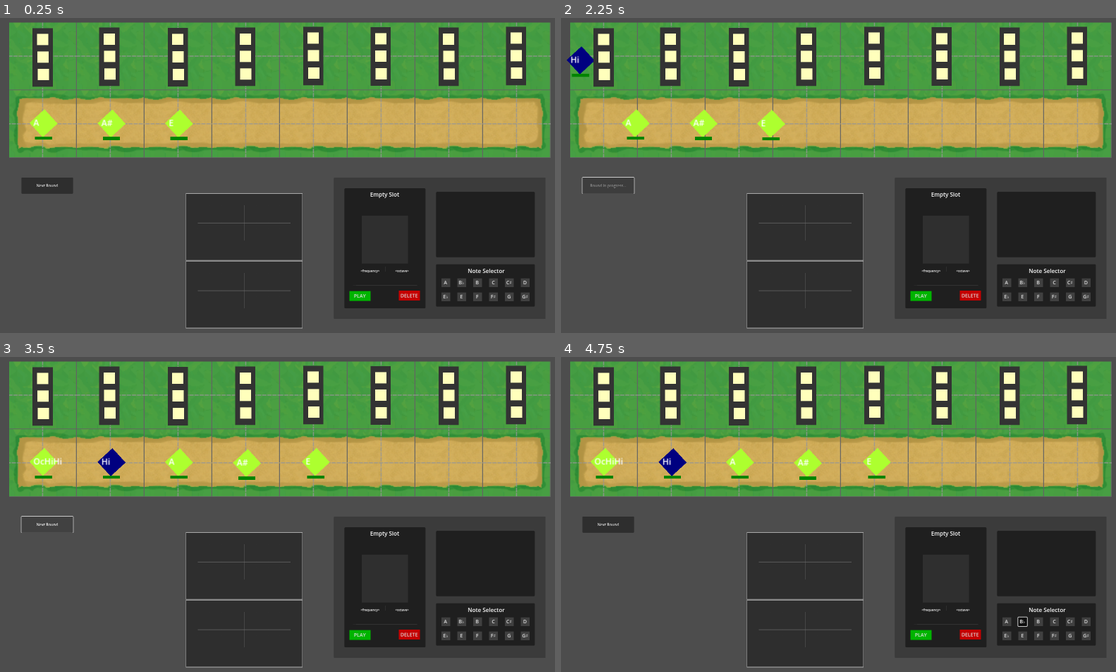
Above: before the commit, frames 1-4 (two rows, left to right).
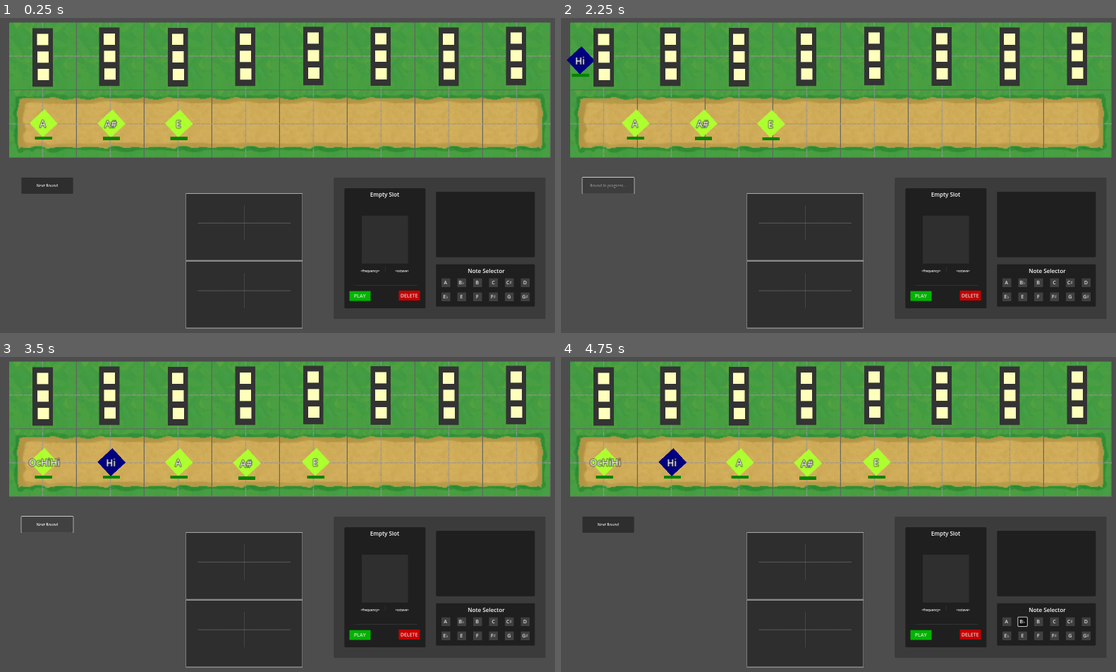
Above: after the commit, the same moments.

Repository: levyy7/Phantom-Frequencies
Game: Godot game, scene res://main_scene.tscn
The game is run twice, just before and just after one commit, with the same random seed, the same clock (stepped at 60 frames per second) and the same inputs.
Inputs:
- Up to frame 1 (0.25 s): no input
- Up to frame 2 (2.25 s): click "PLAY" at 0.5 s; click "PLAY" at 1.25 s; click "Next Round" at 2 s
- Up to frame 3 (3.5 s): click "Next Round" at 2.75 s
- Up to frame 4 (4.75 s): click "A" at 3.5 s; click "B♭" at 4.25 s

The runs differ from the first frame. In frame 1, 0.1% of the frame differs, in the area x 5-33%, y 32-36%; in frame 2, 0.2%; in frame 3, 0.4%, in the area x 5-58%, y 31-36%; in frame 4, 0.4%.
Error in both runs: Assertion failed. (res://ui/tower_ui.gd:93)

Commit message:
renamed and recentered

Diff:
--- a/enemy/Enemy.tscn
+++ b/enemy/Enemy.tscn
@@ -14,7 +14,9 @@
 bg_color = Color(0, 0.517647, 0, 1)
 
 [sub_resource type="LabelSettings" id="LabelSettings_d1ty1"]
-font_size = 11
+font_size = 12
+outline_size = 2
+outline_color = Color(0, 0, 0, 1)
 
 [node name="Enemy" type="Node2D" groups=["enemies"]]
 position = Vector2(0, 1)
@@ -56,11 +58,12 @@
 show_percentage = false
 
 [node name="PrefText" type="Label" parent="."]
-offset_left = -12.0
-offset_top = -10.0
-offset_right = 22.0
-offset_bottom = 6.0
+offset_left = -18.1159
+offset_top = -9.05797
+offset_right = 18.8841
+offset_bottom = 7.94203
 text = "Hi->Lo"
 label_settings = SubResource("LabelSettings_d1ty1")
+horizontal_alignment = 1
 
 [connection signal="gui_input" from="ColorRect/Control" to="." method="_on_control_gui_input"]
Renamed: enemy/damage/high_frequency_enemy.gd -> enemy/damage/high_frequency_pref.gd
Renamed: enemy/damage/low_frequency_enemy.gd -> enemy/damage/low_frequency_pref.gd
Renamed: enemy/damage/octave_enemy.gd -> enemy/damage/octave_pref.gd
